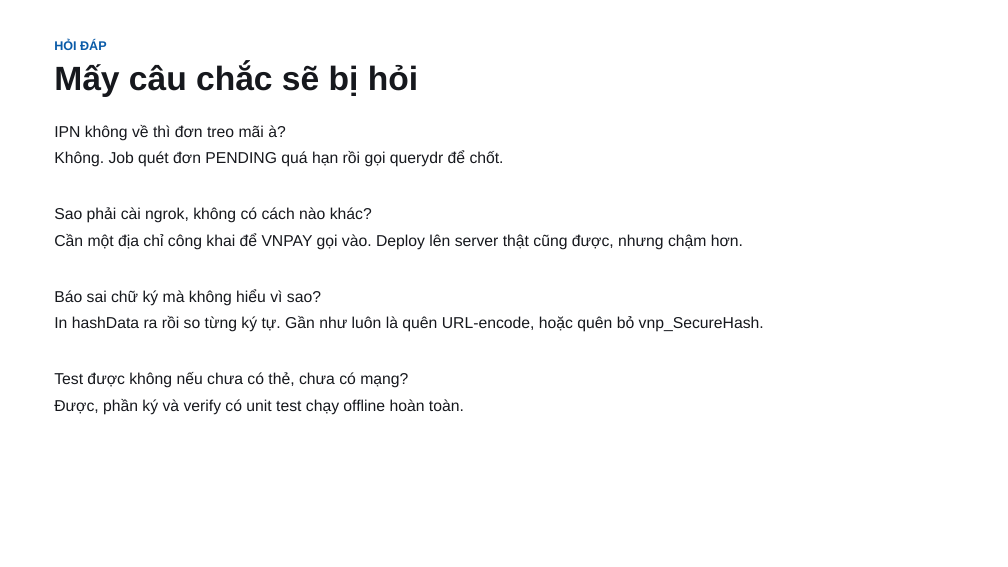
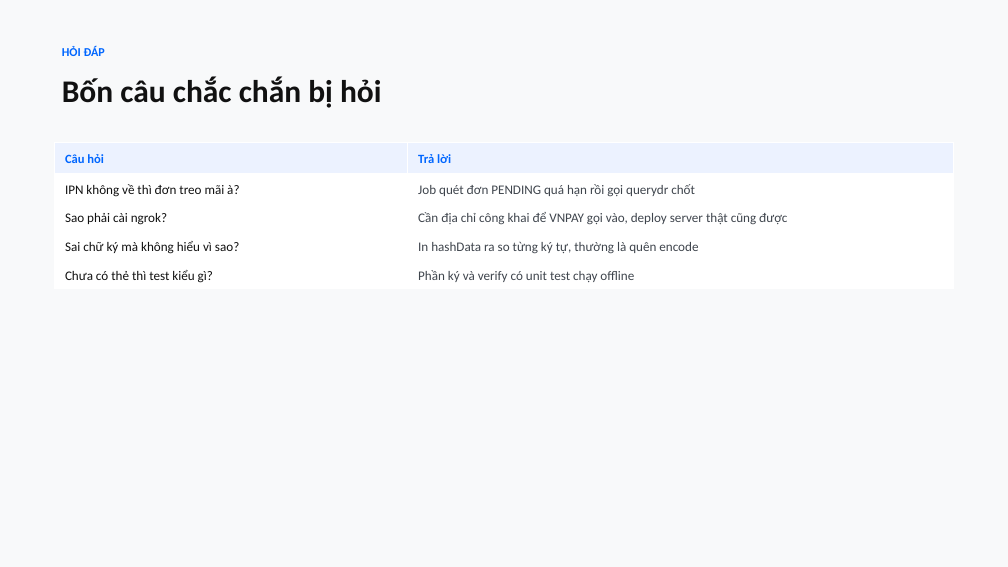
Before and after one commit to conchocon154/vnpay-seminar, a slide deck: slide 18 of VNPAY-seminar.pptx. Drawn at 1008x567 pixels with LibreOffice and Linux fonts; fonts in the diff are those of the drawing. Boxes give left, top, right and bottom in pixels: in the first picture for what was removed or moved away, otherwise in the second. Text is boxed around its words. In the diff, an @@ line names an element or a change of style, - is before the commit and + after.

```diff
--- a/VNPAY-seminar.pptx
+++ b/VNPAY-seminar.pptx
@@ background #FFFFFF to #F8F9FA @@
@@ text "HỎI ĐÁP": place and size @@
-text "HỎI ĐÁP" at bbox=[54, 40, 418, 97]
+text "HỎI ĐÁP" at bbox=[62, 46, 382, 108]
@@ text at bbox=[62, 46, 105, 56]: size 12 to 11.5 pt, font Arial to Calibri, text colour #0A5BA8 to #0066FF in "HỎI ĐÁP"; line spacing 1 to 1.18; more space between paragraphs @@
@@ text at bbox=[62, 76, 382, 108]: text changed; size 32 to 30 pt; font Arial to Calibri; text colour #16181D to #111111 @@
-Mấy câu chắc sẽ bị hỏi
+Bốn câu chắc chắn bị hỏi
@@ text removed at bbox=[54, 125, 764, 415] @@
-IPN không về thì đơn treo mãi à?
-Không. Job quét đơn PENDING quá hạn rồi gọi querydr để chốt.
-Sao phải cài ngrok, không có cách nào khác?
-Cần một địa chỉ công khai để VNPAY gọi vào. Deploy lên server thật cũng được, nhưng chậm hơn.
-Báo sai chữ ký mà không hiểu vì sao?
-In hashData ra rồi so từng ký tự. Gần như luôn là quên URL-encode, hoặc quên bỏ vnp_SecureHash.
-Test được không nếu chưa có thẻ, chưa có mạng?
-Được, phần ký và verify có unit test chạy offline hoàn toàn.
@@ table added at bbox=[54, 142, 954, 289], 5 rows, 2 columns @@
+Câu hỏi | Trả lời
+IPN không về thì đơn treo mãi à? | Job quét đơn PENDING quá hạn rồi gọi querydr chốt
+Sao phải cài ngrok? | Cần địa chỉ công khai để VNPAY gọi vào, deploy server thật cũng được
+Sai chữ ký mà không hiểu vì sao? | In hashData ra so từng ký tự, thường là quên encode
+Chưa có thẻ thì test kiểu gì? | Phần ký và verify có unit test chạy offline
```
Also in this commit, not shown: 16 other slides changed, 2 slides added, 2 slides removed, 3 other files.
